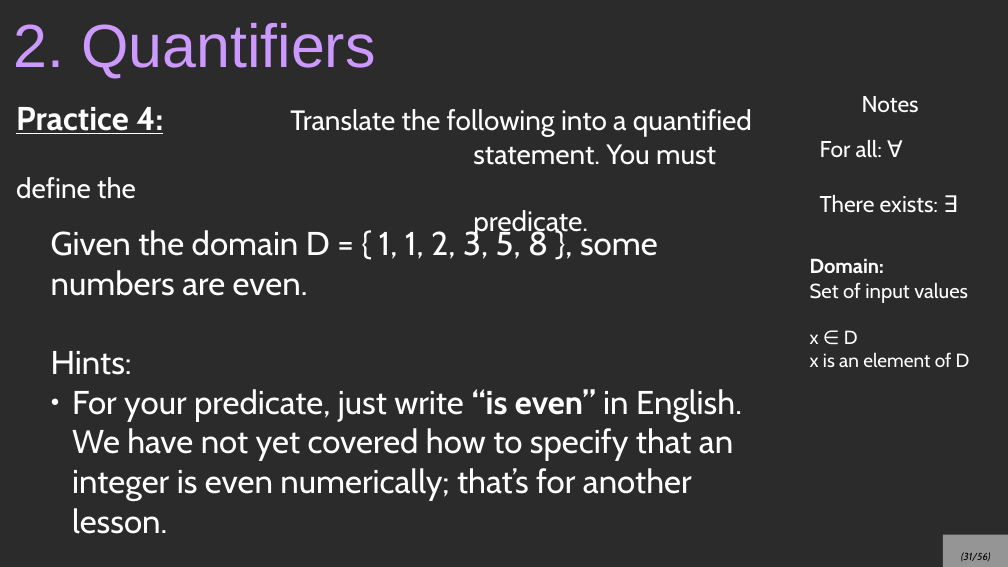
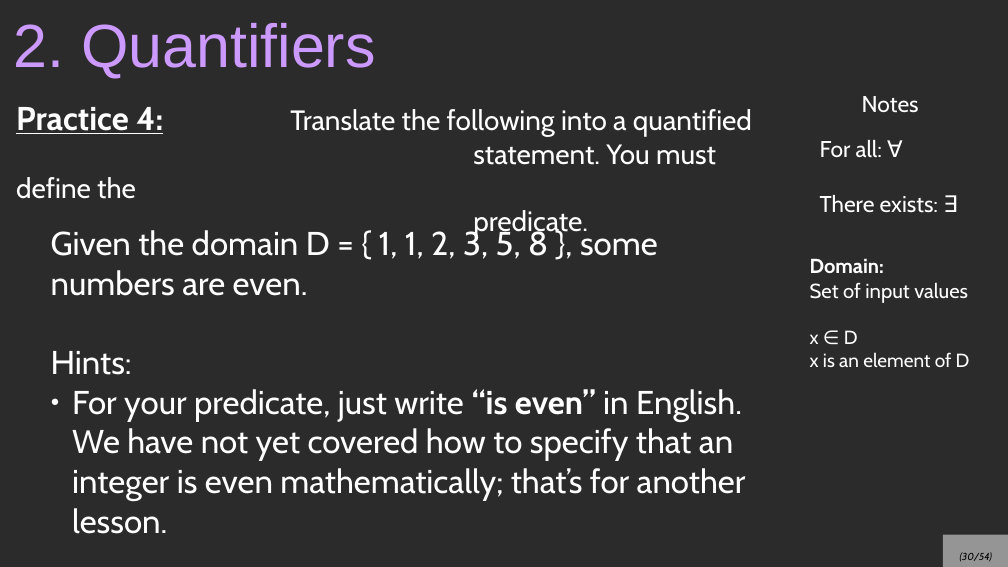
Before and after one commit to nguyenchithien/CS210-Discrete-Structures, a slide deck: slide 30 of Lectures/4_Predicates.odp (slide 31 before the commit). Drawn at 1008x567 pixels with LibreOffice and Linux fonts; fonts in the diff are those of the drawing; background and template pictures are left out; a plain dark background stands for a picture behind light text. Boxes give left, top, right and bottom in pixels: in the first picture for what was removed or moved away, otherwise in the second. Text is boxed around its words. In the diff, an @@ line names an element or a change of style, - is before the commit and + after.

```diff
--- a/Lectures/4_Predicates.odp
+++ b/Lectures/4_Predicates.odp
@@ text at bbox=[72, 389, 746, 534]: text changed @@
-● For your predicate, just write “is even” in English. We have not yet covered how to specify that an integer is even numerically; that’s for another lesson.
+● For your predicate, just write “is even” in English. We have not yet covered how to specify that an integer is even mathematically; that’s for another lesson.
@@ page number at bbox=[960, 552, 993, 562]: text changed @@
-(31/56)
+(30/54)
```
Also in this commit, not shown: 14 other slides changed, 2 slides removed, 3 other files.
